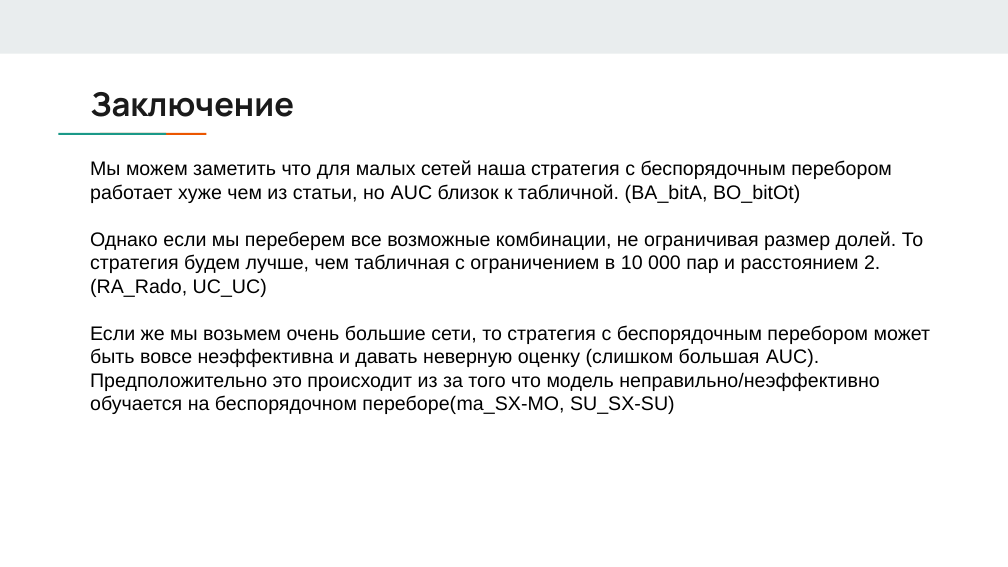
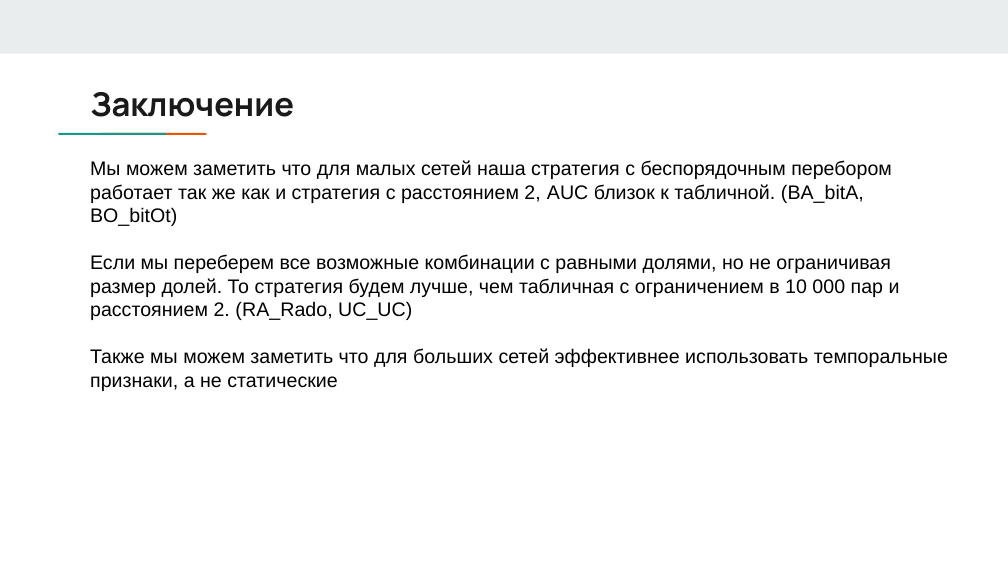
Before and after one commit to answerIII/GraphTheory2022-2023, a slide deck: slide 29 of notes/Team17.pptx (slide 26 before the commit). Drawn at 1008x567 pixels with LibreOffice and Linux fonts; fonts in the diff are those of the drawing. Boxes give left, top, right and bottom in pixels: in the first picture for what was removed or moved away, otherwise in the second. Text is boxed around its words. In the diff, an @@ line names an element or a change of style, - is before the commit and + after.

```diff
--- a/notes/Team17.pptx
+++ b/notes/Team17.pptx
@@ text at bbox=[90, 160, 948, 391]: text changed @@
-Мы можем заметить что для малых сетей наша стратегия с беспорядочным перебором работает хуже чем из статьи, но AUC близок к табличной. (BA_bitA, BO_bitOt)
-Однако если мы переберем все возможные комбинации, не ограничивая размер долей. То стратегия будем лучше, чем табличная с ограничением в 10 000 пар и расстоянием 2. (RA_Rado, UC_UC)
-Если же мы возьмем очень большие сети, то стратегия с беспорядочным перебором может быть вовсе неэффективна и давать неверную оценку (слишком большая AUC). Предположительно это происходит из за того что модель неправильно/неэффективно обучается на беспорядочном переборе(ma_SX-MO, SU_SX-SU)
+Мы можем заметить что для малых сетей наша стратегия с беспорядочным перебором работает так же как и стратегия с расстоянием 2, AUC близок к табличной. (BA_bitA, BO_bitOt)
+Если мы переберем все возможные комбинации с равными долями, но не ограничивая размер долей. То стратегия будем лучше, чем табличная с ограничением в 10 000 пар и расстоянием 2. (RA_Rado, UC_UC)
+Также мы можем заметить что для больших сетей эффективнее использовать темпоральные признаки, а не статические
```
Also in this commit, not shown: 5 other slides changed, 3 slides added, 29 other files.
